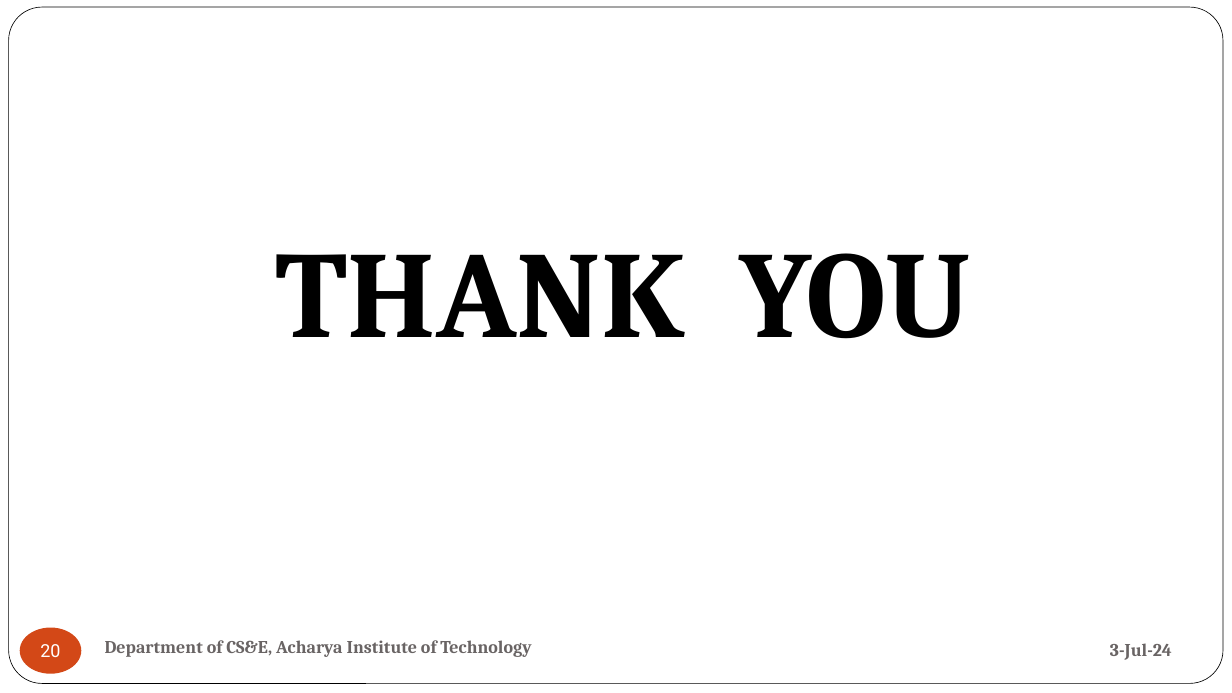
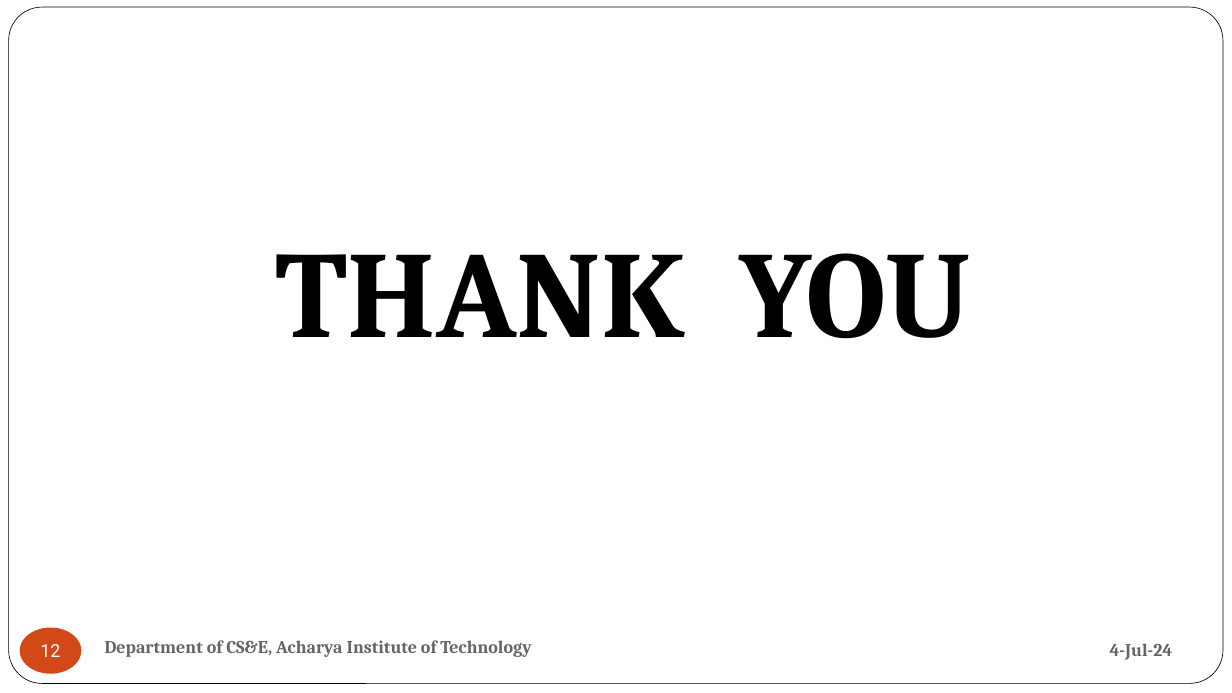
Before and after one commit to Anish202020/6th-Semester, a slide deck: slide 12 of Report and PPT/Major Mini Project/Miniproject.pptx (slide 20 before the commit). Drawn at 1232x693 pixels with LibreOffice and Linux fonts; fonts in the diff are those of the drawing. Boxes give left, top, right and bottom in pixels: in the first picture for what was removed or moved away, otherwise in the second. Text is boxed around its words. In the diff, an @@ line names an element or a change of style, - is before the commit and + after.

```diff
--- a/Report and PPT/Major Mini Project/Miniproject.pptx
+++ b/Report and PPT/Major Mini Project/Miniproject.pptx
@@ page number at [40,644,60,657]: text changed @@
-20
+12
@@ text at [1110,643,1173,660]: text changed @@
-3-Jul-24
+4-Jul-24
```
Also in this commit, not shown: 8 other slides changed, 1 slide added, 9 slides removed, 11 other files.
